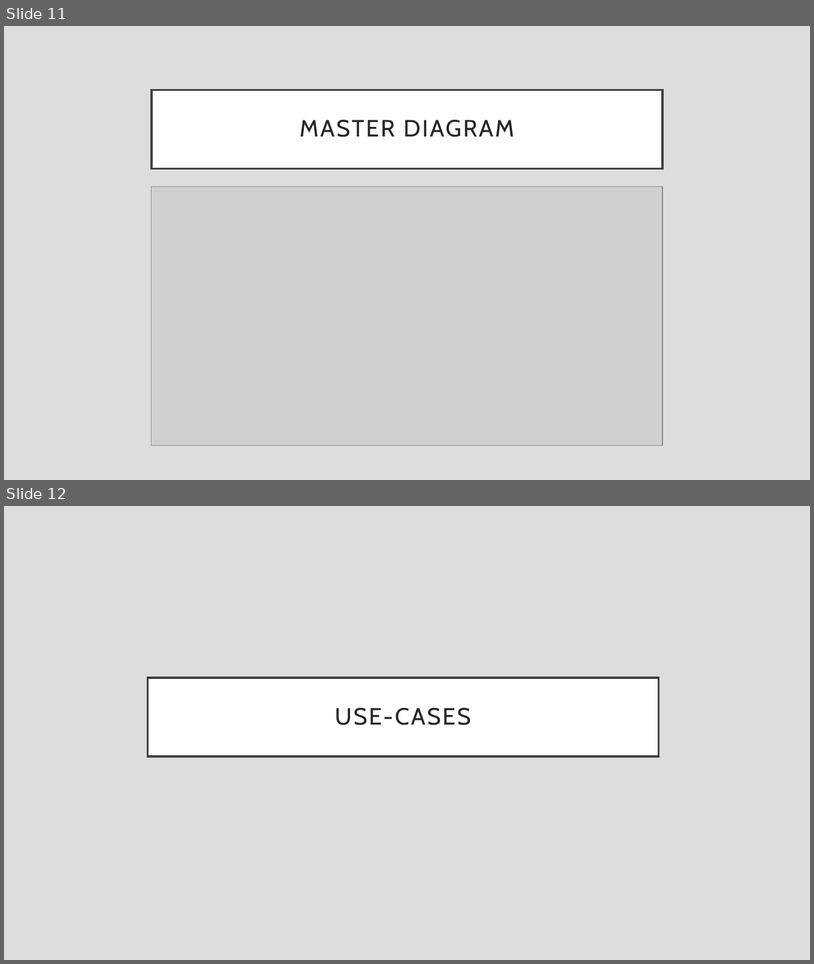
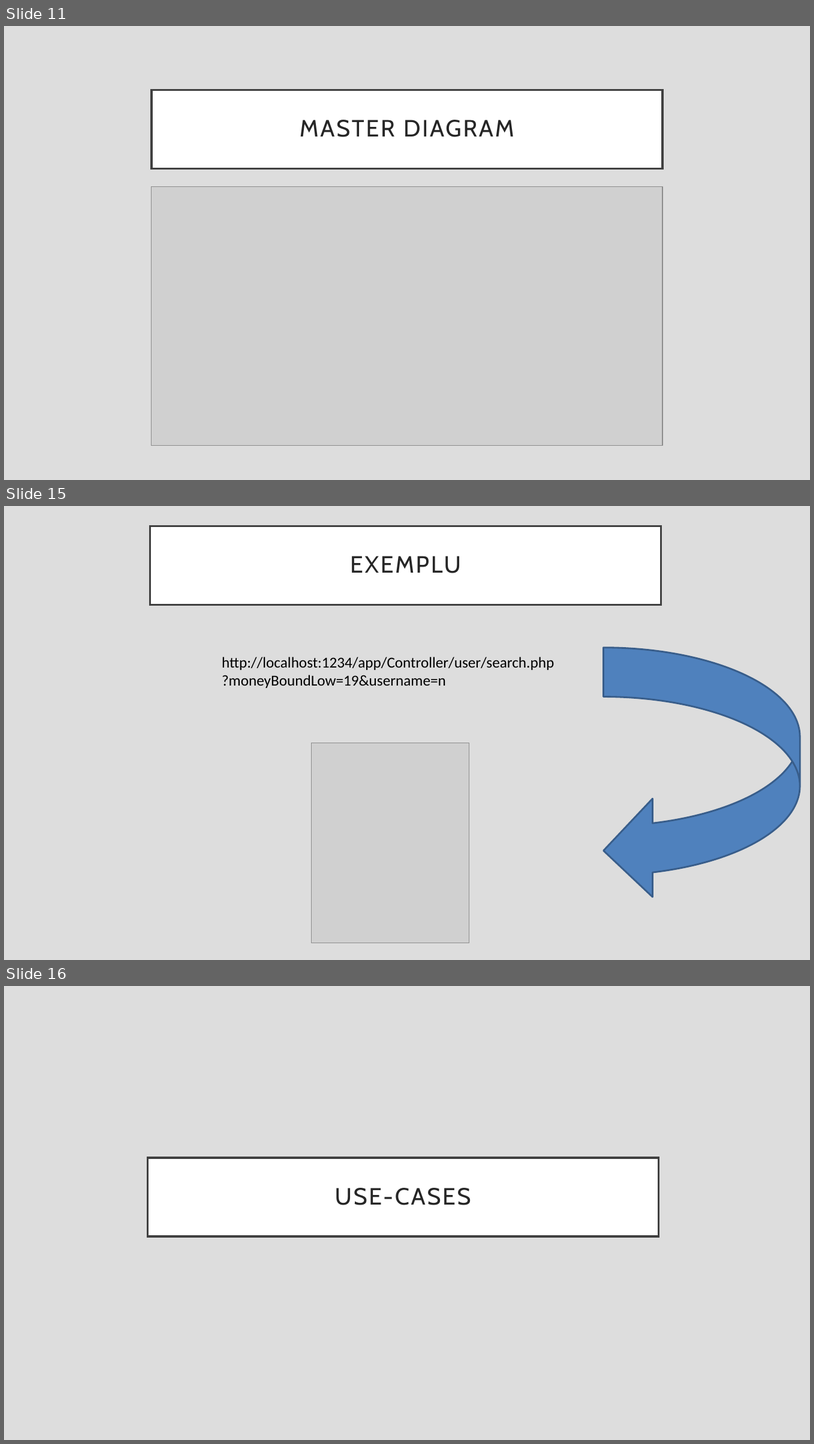
Before and after one commit to chircancristi/rpgANCOWE, a slide deck: presentation/Project architecture.odp. Shown one above the other, each under a label of ours: slides 11 and 12 before the commit, slides 11, 15 and 16 after it; the slides between them are not shown. The pictures are 814x964 and 814x1444 pixels, drawn with LibreOffice and Linux fonts; fonts in the diff are those of the drawing; grey boxes stand for pictures. Boxes give left, top, right and bottom in pixels: in the first picture for what was removed or moved away, otherwise in the second. Text is boxed around its words. In the diff, an @@ line names an element or a change of style, - is before the commit and + after.

```diff
--- a/presentation/Project architecture.odp
+++ b/presentation/Project architecture.odp
@@ slide 15 added at [4, 506, 810, 960], background #DDDDDD @@
@@ title added at [150, 526, 662, 604], fill #FFFFFF, outline #404040 2.49 pt, 28 pt, text #262626 @@
+EXEMPLU
@@ freeform shape added at [604, 648, 801, 900], fill #4F81BD, outline #385D8A 2.01 pt @@
@@ text added at [222, 657, 554, 688], 18 pt, text #000000 @@
+http://localhost:1234/app/Controller/user/search.php
+?moneyBoundLow=19&username=n
@@ picture added at [311, 743, 469, 943] @@
@@ what was slide 12 is now slide 16 @@
```
Also in this commit, not shown: 2 slides changed, 3 other slides added, 5 other files.
